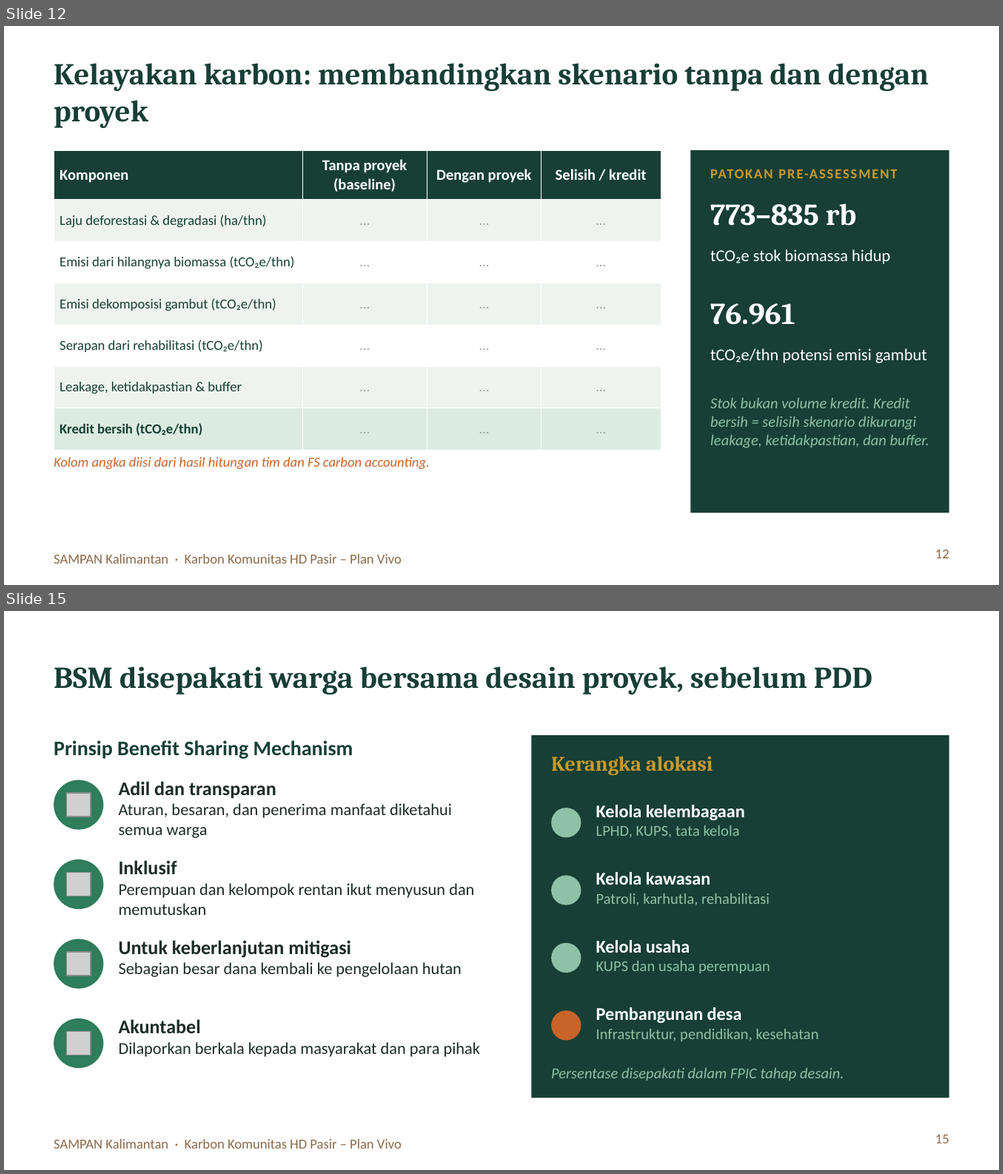
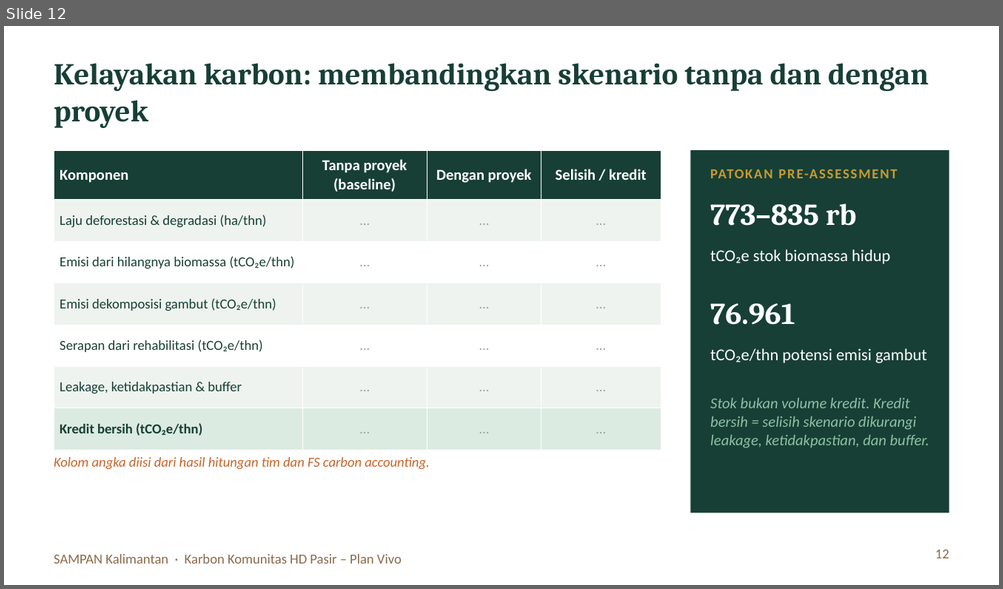
Before and after one commit to revoliaaa/revi, a slide deck: Kickoff_PlanVivo_HD_Pasir.pptx. Shown one above the other, each under a label of ours: slides 12 and 15 before the commit, slide 12 after it; the slides between them are not shown. The pictures are 1003x1174 and 1003x589 pixels, drawn with LibreOffice and Linux fonts; fonts in the diff are those of the drawing; grey boxes stand for pictures. Boxes give left, top, right and bottom in pixels: in the first picture for what was removed or moved away, otherwise in the second. Text is boxed around its words. In the diff, an @@ line names an element or a change of style, - is before the commit and + after.

```diff
--- a/Kickoff_PlanVivo_HD_Pasir.pptx
+++ b/Kickoff_PlanVivo_HD_Pasir.pptx
@@ slide 15 removed at (4, 611, 999, 1170), background #FFFFFF; not listed: 1 template element that a slide beside it also shows @@
@@ title removed at (54, 667, 872, 695) @@
-BSM disepakati warga bersama desain proyek, sebelum PDD
@@ text removed at (54, 741, 353, 759) @@
-Prinsip Benefit Sharing Mechanism
@@ rectangle removed at (531, 735, 949, 1099) @@
@@ text removed at (551, 756, 712, 775) @@
-Kerangka alokasi
@@ ellipse removed at (54, 780, 103, 830) @@
@@ text removed at (119, 781, 452, 838) @@
-Adil dan transparan
-Aturan, besaran, dan penerima manfaat diketahui semua warga
@@ picture removed at (67, 793, 91, 817) @@
@@ ellipse removed at (551, 808, 581, 837) @@
@@ text removed at (596, 805, 745, 838) @@
-Kelola kelembagaan
-LPHD, KUPS, tata kelola
@@ ellipse removed at (54, 860, 103, 909) @@
@@ picture removed at (67, 872, 91, 897) @@
@@ text removed at (119, 860, 474, 915) @@
-Inklusif
-Perempuan dan kelompok rentan ikut menyusun dan memutuskan
@@ ellipse removed at (551, 876, 581, 906) @@
@@ text removed at (596, 872, 769, 906) @@
-Kelola kawasan
-Patroli, karhutla, rehabilitasi
@@ ellipse removed at (54, 940, 103, 989) @@
@@ text removed at (119, 940, 461, 977) @@
-Untuk keberlanjutan mitigasi
-Sebagian besar dana kembali ke pengelolaan hutan
@@ ellipse removed at (551, 943, 581, 973) @@
@@ text removed at (596, 940, 770, 974) @@
-Kelola usaha
-KUPS dan usaha perempuan
@@ picture removed at (67, 952, 91, 976) @@
@@ text removed at (596, 1008, 819, 1042) @@
-Pembangunan desa
-Infrastruktur, pendidikan, kesehatan
@@ ellipse removed at (54, 1019, 103, 1068) @@
@@ picture removed at (67, 1032, 91, 1056) @@
@@ text removed at (119, 1019, 481, 1057) @@
-Akuntabel
-Dilaporkan berkala kepada masyarakat dan para pihak
@@ ellipse removed at (551, 1011, 581, 1041) @@
@@ text removed at (551, 1068, 843, 1081) @@
-Persentase disepakati dalam FPIC tahap desain.
@@ page number removed at (935, 1135, 949, 1144) @@
-15
```
Also in this commit, not shown: 6 slides changed, 2 slides added.
